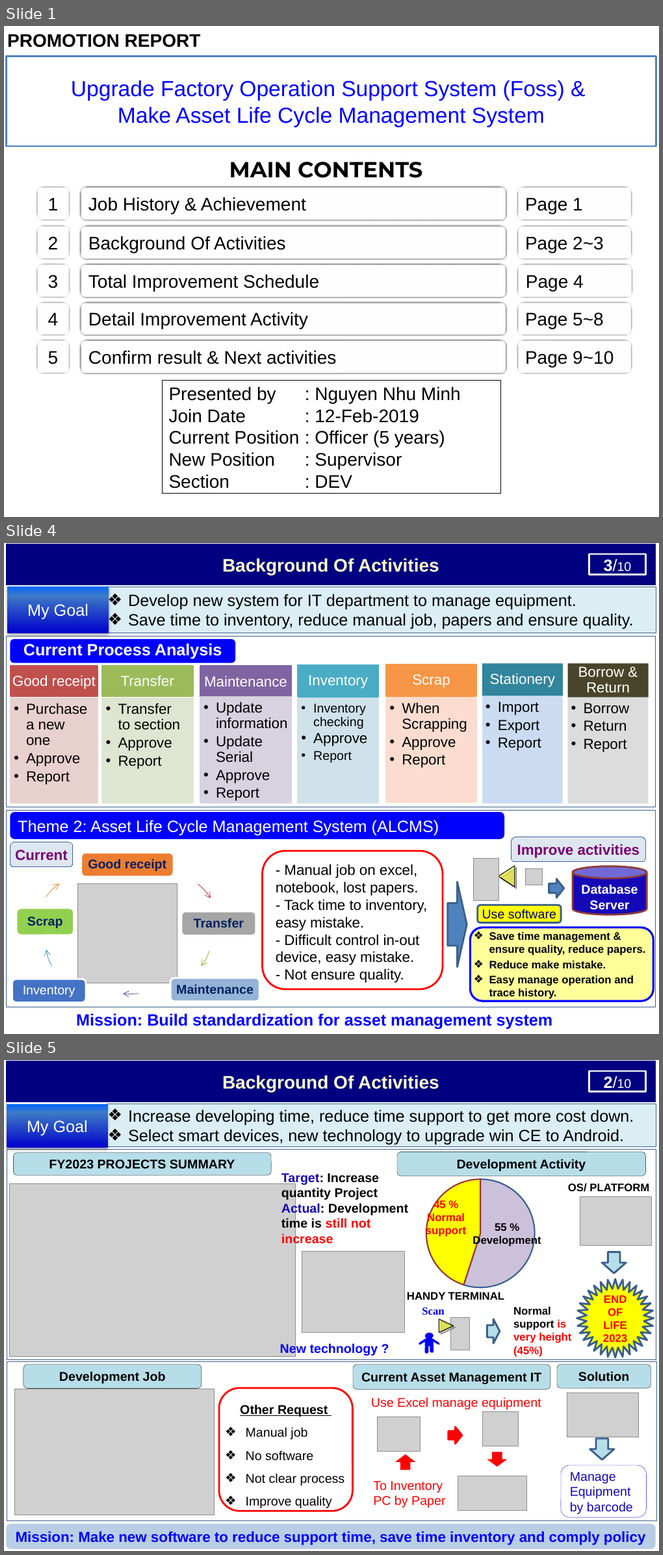
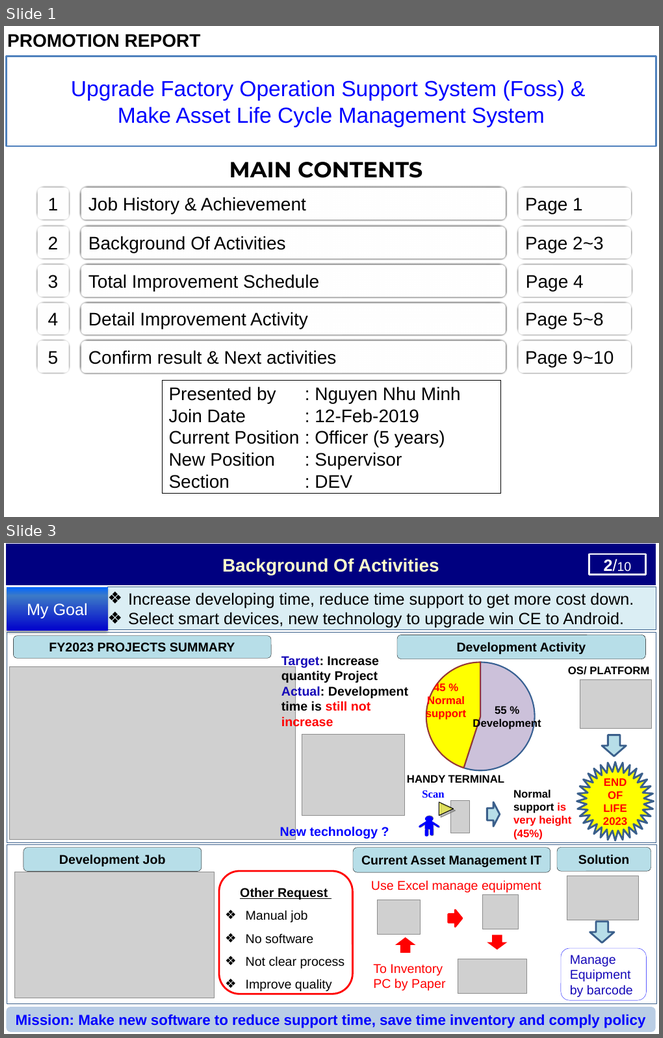
Before and after one commit to thietbicongnghevietnam/ReportPSNV, a slide deck: Report_test.pptx. Shown one above the other, each under a label of ours: slides 1, 4 and 5 before the commit, slides 1 and 3 after it; the slides between them are not shown. The pictures are 663x1555 and 663x1038 pixels, drawn with LibreOffice and Linux fonts; fonts in the diff are those of the drawing; grey boxes stand for pictures; background and template pictures are left out. Boxes give left, top, right and bottom in pixels: in the first picture for what was removed or moved away, otherwise in the second. Text is boxed around its words. In the diff, an @@ line names an element or a change of style, - is before the commit and + after.

```diff
--- a/Report_test.pptx
+++ b/Report_test.pptx
@@ slide 4 removed at bbox=[4, 543, 659, 1034], background #FFFFFF @@
@@ rectangle removed at bbox=[7, 544, 656, 585] @@
-Background Of Activities
@@ rectangle removed at bbox=[590, 554, 646, 575] @@
-3/10
@@ freeform shape removed at bbox=[619, 546, 657, 567] @@
-2/10
@@ rectangle removed at bbox=[7, 587, 108, 633] @@
-My Goal
@@ rectangle removed at bbox=[107, 587, 655, 633] @@
-❖ Develop new system for IT department to manage equipment.
-❖ Save time to inventory, reduce manual job, papers and ensure quality.
@@ rectangle removed at bbox=[6, 636, 655, 807] @@
@@ group removed at bbox=[10, 639, 649, 804]: 14 freeform shapes, 1 rounded rectangle @@
-Good receipt
-  • Purchase a new one
-  • Approve
-  • Report
-Transfer
-  • Transfer to section
-  • Approve
-  • Report
-Maintenance
-  • Update information
-  • Update Serial
-  • Approve
-  • Report
-Inventory
-  • Inventory checking
-  • Approve
-  • Report
-Scrap
-  • When Scrapping
-  • Approve
-  • Report
-Stationery
-  • Import
-  • Export
-  • Report
-Borrow & Return
-  • Borrow
-  • Return
-  • Report
-Current Process Analysis
@@ rectangle removed at bbox=[6, 810, 655, 1007] @@
@@ rounded rectangle removed at bbox=[10, 812, 504, 839] @@
-Theme 2: Asset Life Cycle Management System (ALCMS)
@@ rounded rectangle removed at bbox=[10, 843, 73, 867] @@
-Current
@@ rounded rectangle removed at bbox=[262, 851, 442, 989] @@
-- Manual job on excel, notebook, lost papers.
-- Tack time to inventory, easy mistake.
-- Difficult control in-out device, easy mistake.
-- Not ensure quality.
@@ rounded rectangle removed at bbox=[511, 837, 646, 862] @@
-Improve activities
@@ picture removed at bbox=[474, 859, 499, 901] @@
@@ triangle removed at bbox=[499, 866, 515, 887] @@
@@ picture removed at bbox=[525, 869, 543, 885] @@
@@ cylinder removed at bbox=[573, 867, 647, 915] @@
-Database Server
@@ right arrow removed at bbox=[447, 882, 467, 967] @@
@@ right arrow removed at bbox=[549, 879, 564, 898] @@
@@ group removed at bbox=[12, 853, 259, 1004]: 5 freeform shapes, 5 rounded rectangles, 1 picture @@
-Good receipt
-Transfer
-Maintenance
-Inventory
-Scrap
@@ rounded rectangle removed at bbox=[478, 905, 561, 923] @@
-Use software
@@ rounded rectangle removed at bbox=[471, 928, 654, 1001] @@
-❖ Save time management & ensure quality, reduce papers.
-❖ Reduce make mistake.
-❖ Easy manage operation and trace history.
@@ rounded rectangle removed at bbox=[26, 1010, 603, 1030] @@
-Mission: Build standardization for asset management system
@@ what was slide 5 is now slide 3 @@
```
Also in this commit, not shown: 4 slides changed, 1 other slide removed, 2 other files.
